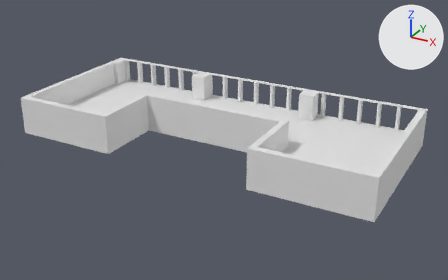
Before and after pictures for a commit that changed the Blender file LearningAndSkillingRoom.blend.
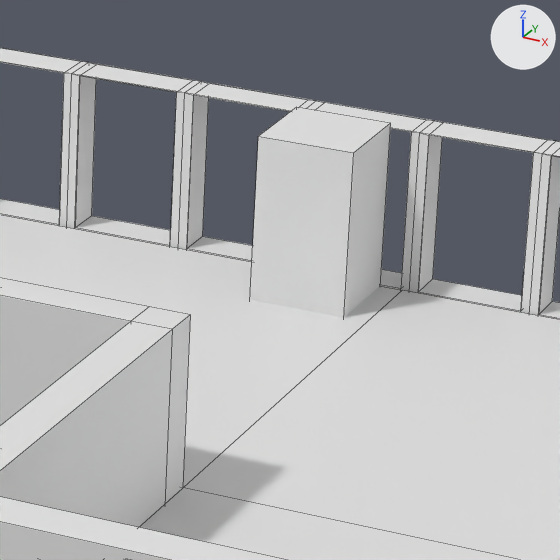
The first picture shows the older version from a camera (50 mm lens) standing at (21.8, -39.2, 16.6) and looking at (0.5, -0.4, -2.8). The close-ups show both versions on the part from 58% to 77% of the width and 26% to 56% of the height of that picture; other places that the commit changed are outside them. The axes (+X, +Y, +Z) are drawn at upper right. The lights are the same throughout. The close-ups show mesh edges as thin lines.

The scene before the commit, as lines of its bpy script (objects in view):
```python
ob_cube_001 = bpy.data.objects.new('Cube.001', me_cube_024)
ob_cube_001.location = (5.11, 5.23, -0.98)
ob_cube_001.scale = (0.6, 0.6, 1.05)
ob_floor = bpy.data.objects.new('Floor', me_cube_001)
ob_floor.location = (-0.17, -0.1, 0.0)
ob_floor.scale = (13.8, 5.9, 2.0)
ob_walls = bpy.data.objects.new('Walls', me_cube_002)
ob_walls.location = (-0.14, 6.08, -1.49)
ob_walls.scale = (14.3, 0.25, 1.5)
```
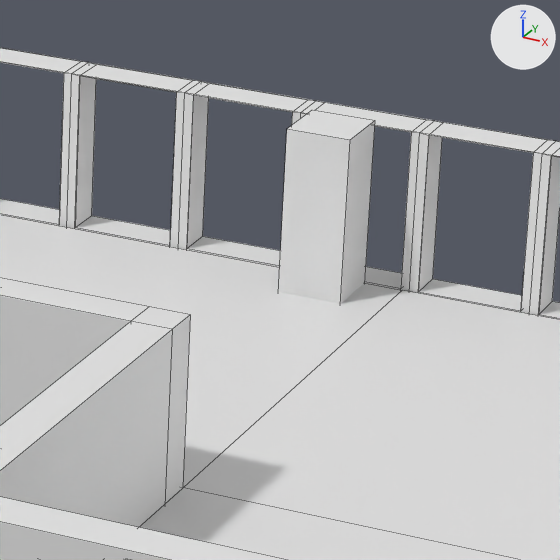
Location of each change, (x1, y1, x2, y2) in pixels of the close-ups (560 x 560 px):
```json
{"object": "Cube.001", "change": "moved, rescaled", "before": [250, 107, 391, 317], "after": [278, 110, 375, 304], "on screen": "31% narrower, 8% shorter"}
```

Edits to the scene script, one JSON object a line:
```json
{"op": "set", "path": "ob_cube_001.location", "old": "(5.11, 5.23, -0.98)", "new": "(5.11, 5.43, -0.98)"}
{"op": "set", "path": "ob_cube_001.scale", "old": "(0.6, 0.6, 1.05)", "new": "(0.4, 0.4, 1.05)"}
```
